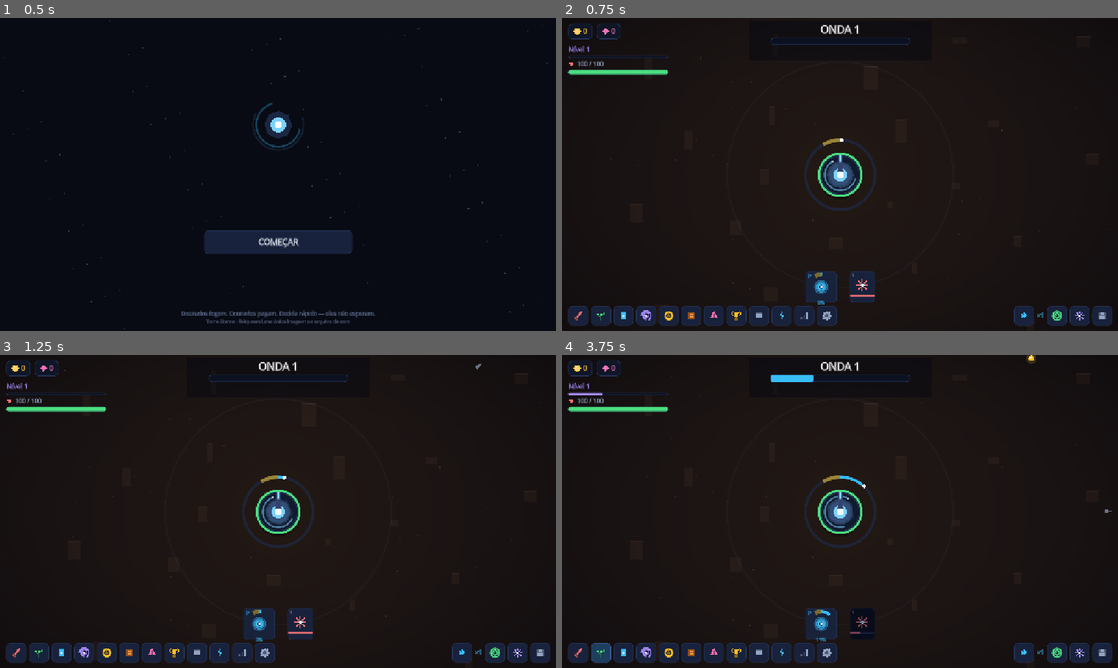
Above: before the commit, frames 1-4 (two rows, left to right).
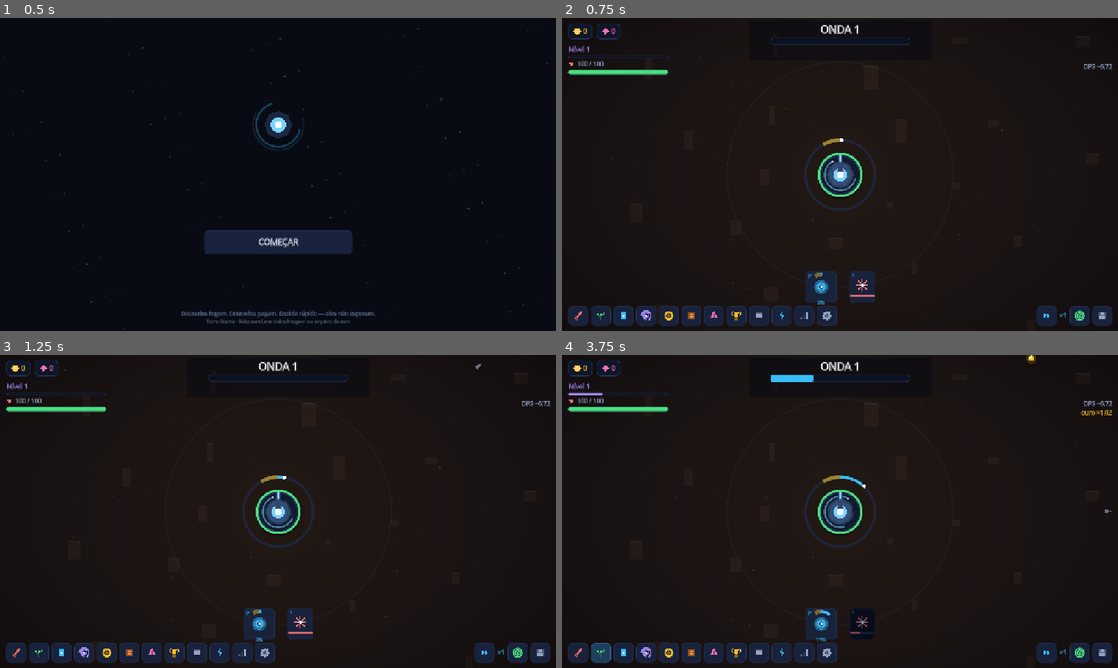
Above: after the commit, the same moments.

Repository: joabcostamd/joabcostamd
Game: Godot game, scene res://scenes/main.tscn
Two runs of this game, one before a commit and one after it. Both use one fixed random seed, a clock stepped at 60 frames per second and the inputs below.
Inputs (mouse positions are in pixels of both pictures, inside the frame that each line leads up to):
- Up to frame 1 (0.5 s): no input
- Up to frame 2 (0.75 s): click "COMEÇAR" at 0.5 s
- Up to frame 3 (1.25 s): no input
- Up to frame 4 (3.75 s): click (823, 624) at 1.25 s; click "1" at 2 s; click (578, 652) at 2.77 s; click (600, 652) at 3.52 s

Frame 1 is identical in both runs. In frame 2, 0.6% of the frame differs, in the area x 81-99%, y 14-99%; in frame 3, 0.6%; in frame 4, 0.7%.
Error before the commit: Invalid access to property or key 'auto_antes' on a base object of type 'Dictionary'. (res://scripts/sim/mecanicas.gd:360)

Commit message:
fix: em_retomada() confundia a chave existir com a Retomada acontecer
Declarar `retomada` como campo de primeira classe do estado (para ela parar de
sumir num reset) quebrou `em_retomada`, que perguntava se a chave existia. Como
agora ela existe sempre — vazia —, o jogo achava que estava em Retomada desde o
primeiro quadro e tentava ler `r["alvo"]` de um dicionario vazio: 21.600 erros
em tempo de execucao numa unica partida.

Achei isso rodando o simulador, nao os testes: eles chamam funcoes isoladas e
passaram todos os 257. So o simulador roda o laco inteiro por horas. Por isso
ele virou o setimo portao do CI, e agora reprova se emitir SCRIPT ERROR.

Co-Authored-By: Claude Opus 5 <noreply@anthropic.com>
Claude-Session: https://claude.ai/code/session_01KjywRohvpoYfEskZwwMkww

Diff:
--- a/torre-eterna/scripts/sim/mecanicas.gd
+++ b/torre-eterna/scripts/sim/mecanicas.gd
@@ -336,9 +336,9 @@
 	Bus.celebracao.emit("retomada", {"alvo": onda_anterior})
 
 static func atualizar_retomada(dt: float, j) -> void:
-	var r = j.s.get("retomada", null)
-	if not (r is Dictionary):
-		return
+	if not em_retomada(j.s):
+		return
+	var r: Dictionary = j.s["retomada"]
 	# a compra automática da Retomada não depende de desbloqueio: é cortesia da casa
 	j.auto_comprar()
 	j.auto_comprar()
@@ -354,16 +354,21 @@
 		encerrar_retomada(j)
 
 static func encerrar_retomada(j) -> void:
-	var r = j.s.get("retomada", null)
-	if not (r is Dictionary):
-		return
+	if not em_retomada(j.s):
+		return
+	var r: Dictionary = j.s["retomada"]
 	j.s["auto"]["comprar"] = bool(r["auto_antes"])
 	j.velocidade = float(r["velocidade_antes"])
 	Engine.time_scale = j.velocidade
-	j.s.erase("retomada")
-
+	j.s["retomada"] = {}
+
+## Estar em Retomada é ter um ALVO, não ter a chave. Enquanto `retomada` só
+## nascia quando começava, `has` bastava; agora que ela é campo de primeira
+## classe do estado (e portanto existe vazia desde o início), a pergunta certa é
+## se ela tem conteúdo.
 static func em_retomada(s: Dictionary) -> bool:
-	return s.get("retomada", null) is Dictionary
+	var r = s.get("retomada", null)
+	return r is Dictionary and r.has("alvo")
 
 # ============================================================== DICAS ======
 ## As dicas vêm dos dados como objetos {id, icone, tag, texto}. Esta função
--- a/torre-eterna/tools/suites/testes.gd
+++ b/torre-eterna/tools/suites/testes.gd
@@ -577,6 +577,9 @@
 	Mecanicas.encerrar_retomada(jogo)
 	ok("encerrar devolve a compra automatica", not bool(jogo.s["auto"]["comprar"]))
 	ok("encerrar limpa o estado", not Mecanicas.em_retomada(jogo.s))
+	# Estado padrao tem `retomada` vazia: `em_retomada` nao pode confundir a
+	# chave existir com a Retomada estar acontecendo.
+	ok("estado novo nao esta em retomada", not Mecanicas.em_retomada(GameState.novo()))
 
 	var s: Dictionary = jogo.s
 
Not shown, changed: .github/workflows/torre-eterna.yml
Not shown, changed: torre-eterna/AGENTS.md
